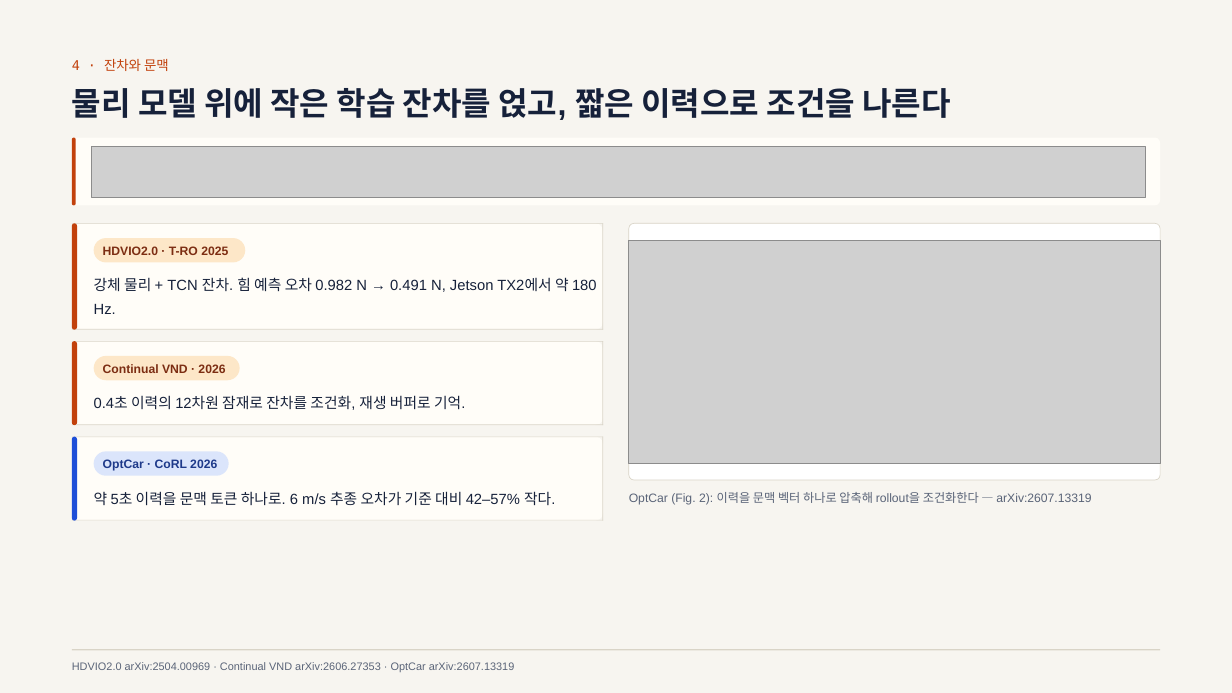
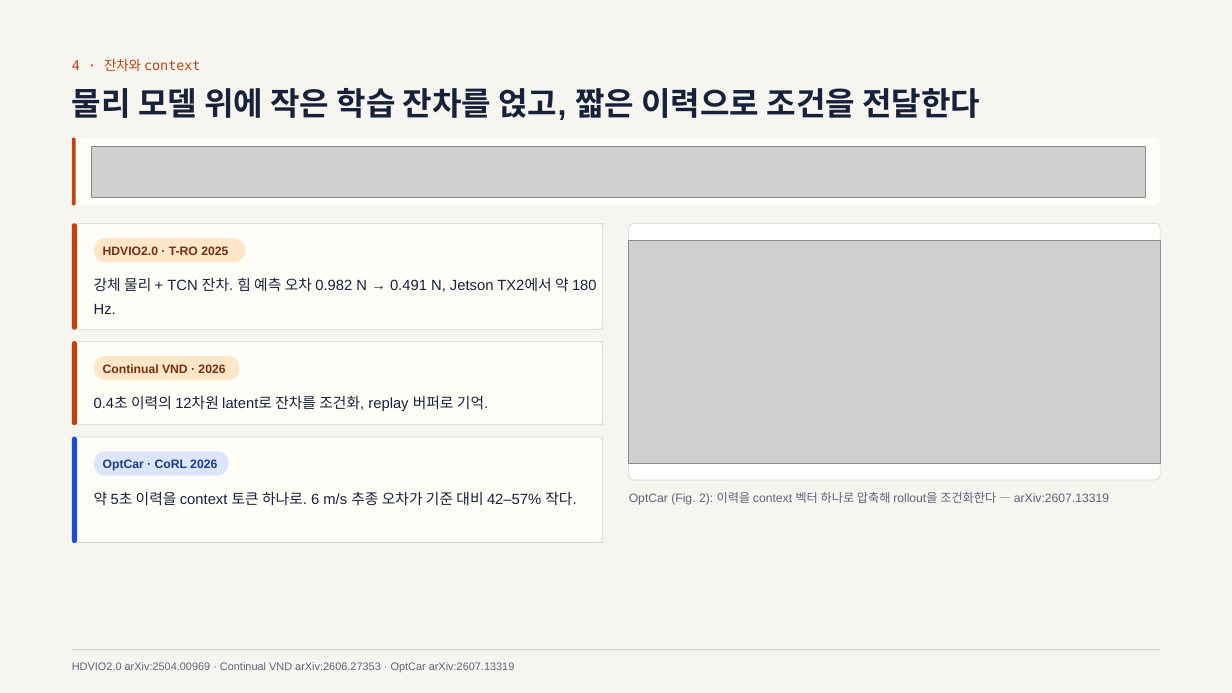
Before and after one commit to Geonhee-LEE/travplan-site, a slide deck: slide 26 of slides/study-controller/study-controller.pptx. Drawn at 1232x693 pixels with LibreOffice and Linux fonts; fonts in the diff are those of the drawing; grey boxes stand for pictures. Boxes give left, top, right and bottom in pixels: in the first picture for what was removed or moved away, otherwise in the second. Text is boxed around its words. In the diff, an @@ line names an element or a change of style, - is before the commit and + after.

```diff
--- a/slides/study-controller/study-controller.pptx
+++ b/slides/study-controller/study-controller.pptx
@@ text at bbox=[72, 59, 200, 71]: text changed @@
-4 · 잔차와 문맥
+4 · 잔차와 context
@@ text at bbox=[72, 88, 980, 120]: text changed @@
-물리 모델 위에 작은 학습 잔차를 얹고, 짧은 이력으로 조건을 나른다
+물리 모델 위에 작은 학습 잔차를 얹고, 짧은 이력으로 조건을 전달한다
@@ text at bbox=[94, 395, 488, 411]: text changed @@
-0.4초 이력의 12차원 잠재로 잔차를 조건화, 재생 버퍼로 기억.
+0.4초 이력의 12차원 latent로 잔차를 조건화, replay 버퍼로 기억.
@@ rounded rectangle: place and size @@
-rounded rectangle at bbox=[72, 437, 604, 521]
+rounded rectangle at bbox=[72, 437, 604, 543]
@@ rounded rectangle at bbox=[72, 437, 604, 543]: proportions changed @@
@@ rounded rectangle: place and size @@
-rounded rectangle at bbox=[72, 437, 78, 521]
+rounded rectangle at bbox=[72, 437, 78, 543]
@@ rectangle: place and size @@
-rectangle at bbox=[603, 437, 604, 521]
+rectangle at bbox=[603, 437, 604, 543]
@@ text at bbox=[94, 491, 576, 505]: text changed @@
-약 5초 이력을 문맥 토큰 하나로. 6 m/s 추종 오차가 기준 대비 42–57% 작다.
+약 5초 이력을 context 토큰 하나로. 6 m/s 추종 오차가 기준 대비 42–57% 작다.
@@ text at bbox=[629, 492, 1109, 505]: text changed @@
-OptCar (Fig. 2): 이력을 문맥 벡터 하나로 압축해 rollout을 조건화한다 — arXiv:2607.13319
+OptCar (Fig. 2): 이력을 context 벡터 하나로 압축해 rollout을 조건화한다 — arXiv:2607.13319
@@ rectangle: place and size @@
-rectangle at bbox=[72, 520, 604, 521]
+rectangle at bbox=[72, 543, 604, 543]
```
Also in this commit, not shown: 36 other slides changed, 46 other files.
